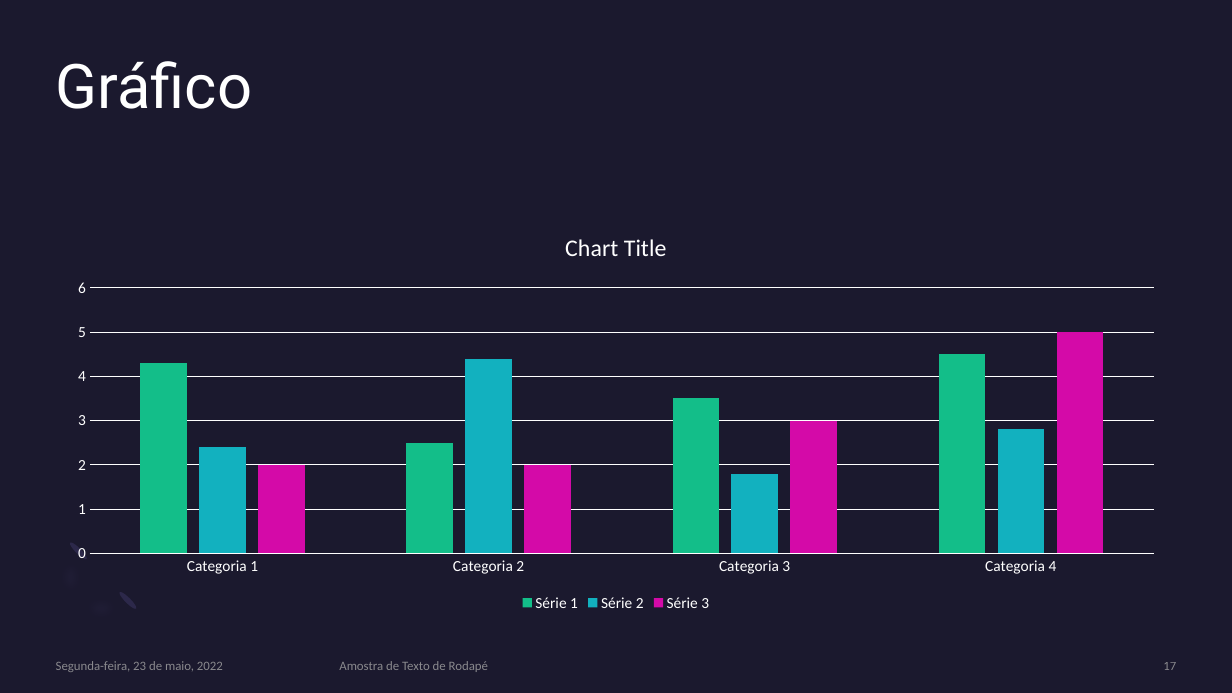
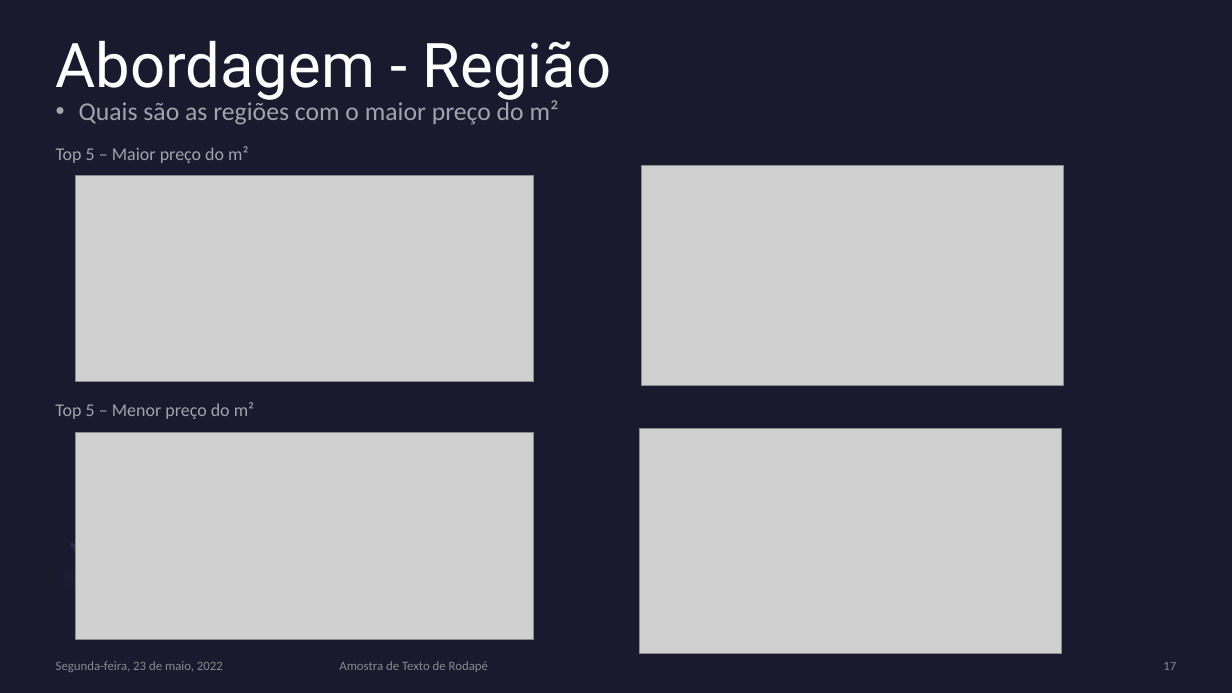
Before and after one commit to lidiambsouza/price_properties, a slide deck: slide 17 of Modelo Imobiliário.pptx. Drawn at 1232x693 pixels with LibreOffice and Linux fonts; fonts in the diff are those of the drawing; grey boxes stand for pictures. Boxes give left, top, right and bottom in pixels: in the first picture for what was removed or moved away, otherwise in the second. Text is boxed around its words. In the diff, an @@ line names an element or a change of style, - is before the commit and + after.

```diff
--- a/Modelo Imobiliário.pptx
+++ b/Modelo Imobiliário.pptx
@@ title at [56, 40, 612, 102]: text changed @@
-Gráfico
+Abordagem - Região
@@ text added at [79, 99, 559, 125], 20 pt, text #FFFFFF at 60% opacity @@
+• Quais são as regiões com o maior preço do m²
@@ text added at [56, 146, 248, 163], 14 pt, text #FFFFFF at 60% opacity @@
+Top 5 – Maior preço do m²
@@ picture added at [76, 176, 533, 382] @@
@@ picture added at [642, 165, 1064, 385] @@
@@ column chart removed at [55, 213, 1177, 616] @@
-categories: Categoria 1, Categoria 2, Categoria 3, Categoria 4
-Série 1: 4.3, 2.5, 3.5, 4.5
-Série 2: 2.4, 4.4, 1.8, 2.8
-Série 3: 2, 2, 3, 5
@@ text added at [55, 402, 254, 419], 14 pt, text #FFFFFF at 60% opacity @@
+Top 5 – Menor preço do m²
@@ picture added at [76, 433, 533, 640] @@
@@ picture added at [640, 429, 1062, 653] @@
@@ ellipse removed at [117, 590, 138, 611] @@
```
Also in this commit, not shown: 16 other slides changed, 1 slide added, 1 slide removed.
